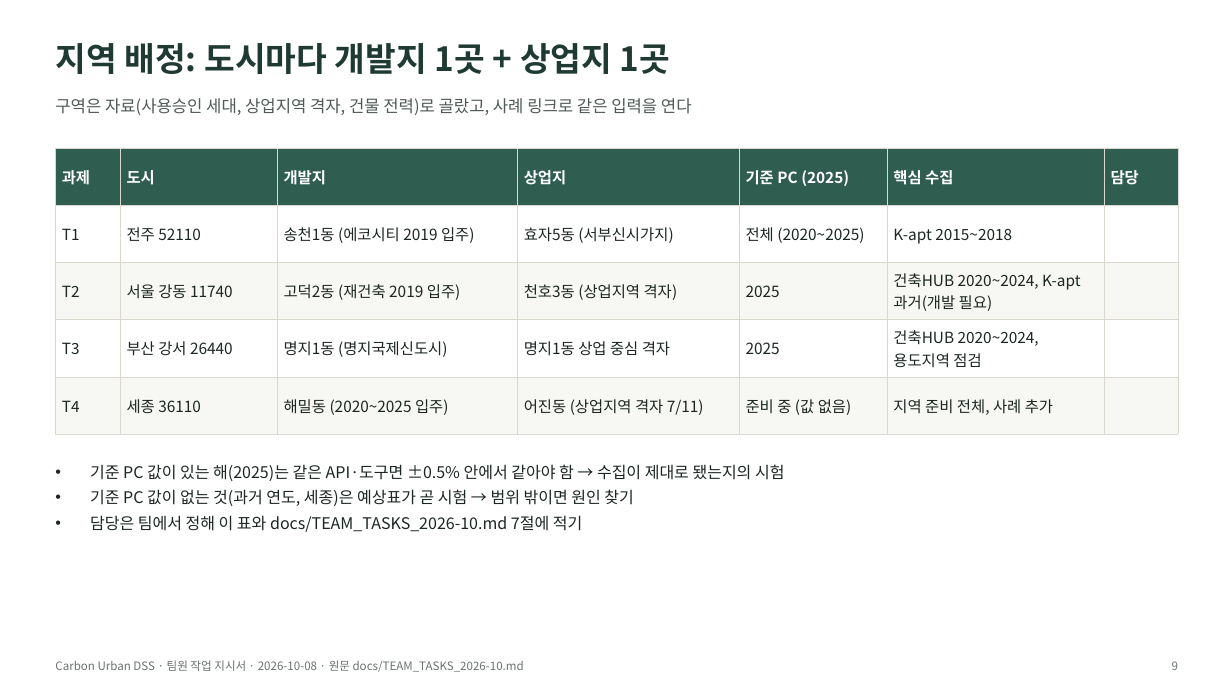
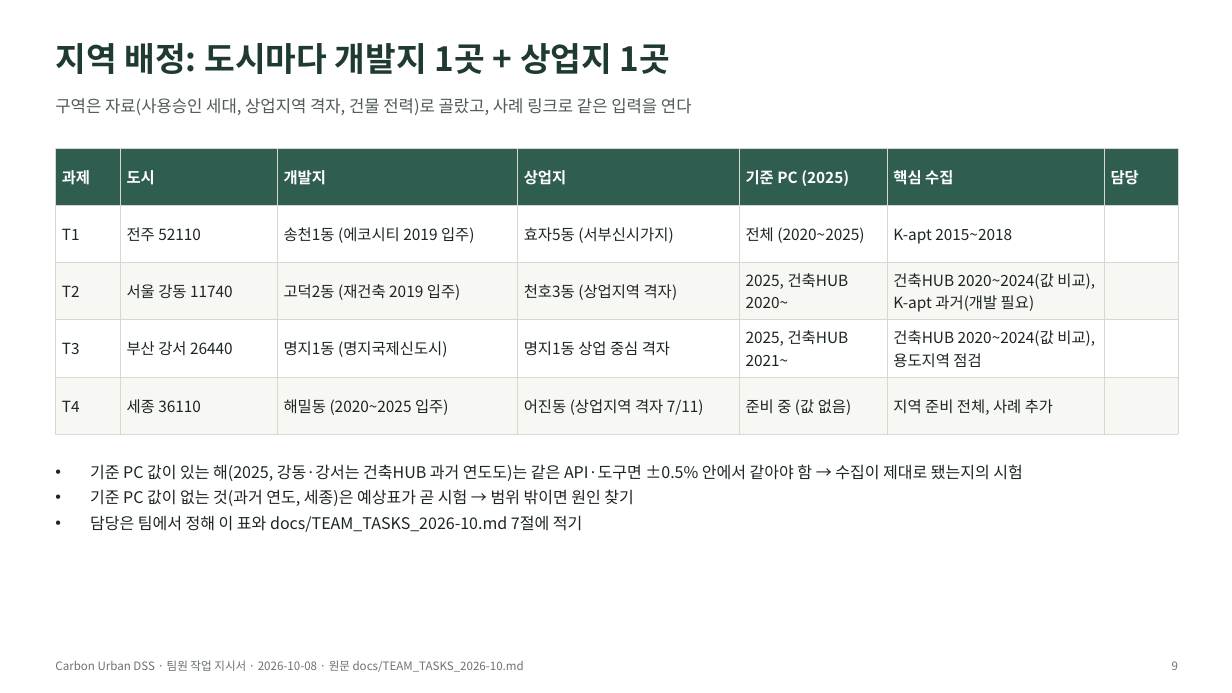
Before and after one commit to shy0401/Carbon-Urban-DSS, a slide deck: slide 9 of docs/presentation/Carbon-Urban-DSS-팀원-작업지시서.pptx. Drawn at 1232x693 pixels with LibreOffice and Linux fonts; fonts in the diff are those of the drawing. Boxes give left, top, right and bottom in pixels: in the first picture for what was removed or moved away, otherwise in the second. Text is boxed around its words. In the diff, an @@ line names an element or a change of style, - is before the commit and + after.

```diff
--- a/docs/presentation/Carbon-Urban-DSS-팀원-작업지시서.pptx
+++ b/docs/presentation/Carbon-Urban-DSS-팀원-작업지시서.pptx
@@ table at (55, 148, 1178, 535) @@
-row 3, column 5: 2025
+row 3, column 5: 2025, 건축HUB 2020~
-row 3, column 6: 건축HUB 2020~2024, K-apt 과거(개발 필요)
+row 3, column 6: 건축HUB 2020~2024(값 비교), K-apt 과거(개발 필요)
-row 4, column 5: 2025
+row 4, column 5: 2025, 건축HUB 2021~
-row 4, column 6: 건축HUB 2020~2024, 용도지역 점검
+row 4, column 6: 건축HUB 2020~2024(값 비교), 용도지역 점검
@@ text at (90, 464, 1022, 481): text changed @@
-• 기준 PC 값이 있는 해(2025)는 같은 API·도구면 ±0.5% 안에서 같아야 함 → 수집이 제대로 됐는지의 시험
+• 기준 PC 값이 있는 해(2025, 강동·강서는 건축HUB 과거 연도도)는 같은 API·도구면 ±0.5% 안에서 같아야 함 → 수집이 제대로 됐는지의 시험
```
Also in this commit, not shown: 3 other slides changed, 1 other file.
